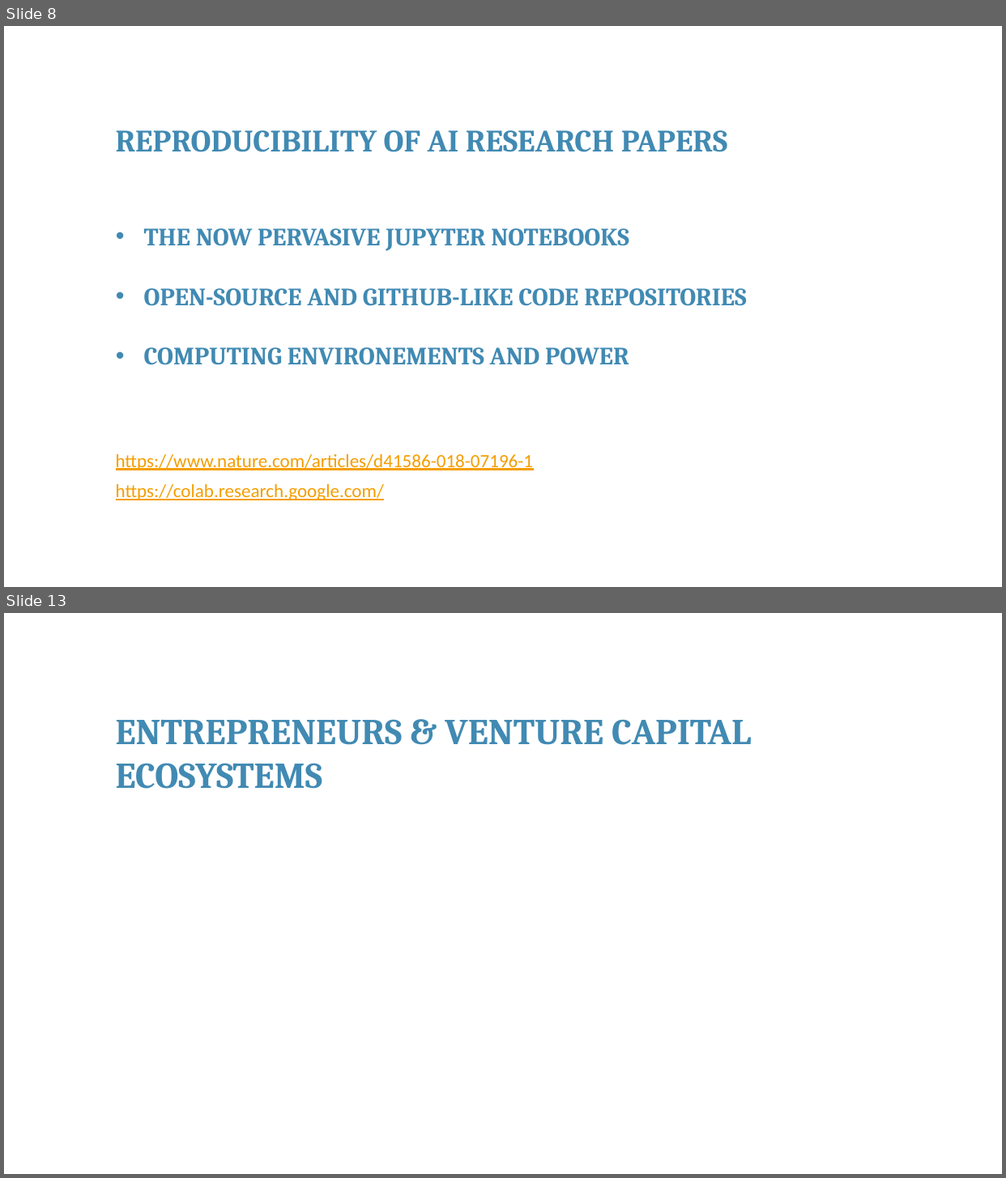
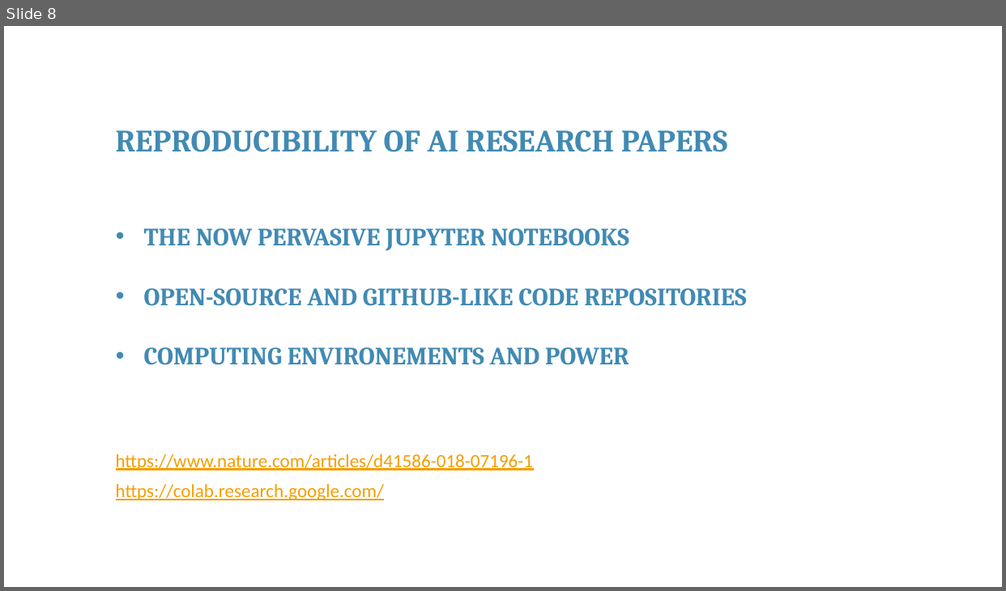
Before and after one commit to franckalbinet/itu-eaco-zanzibar-12-2018, a slide deck: presentations/session-9-open-issues-in-ai.pptx. Shown one above the other, each under a label of ours: slides 8 and 13 before the commit, slide 8 after it; the slides between them are not shown. The pictures are 1006x1178 and 1006x591 pixels, drawn with LibreOffice and Linux fonts; fonts in the diff are those of the drawing; background and template pictures are left out. Boxes give left, top, right and bottom in pixels: in the first picture for what was removed or moved away, otherwise in the second. Text is boxed around its words. In the diff, an @@ line names an element or a change of style, - is before the commit and + after.

```diff
--- a/presentations/session-9-open-issues-in-ai.pptx
+++ b/presentations/session-9-open-issues-in-ai.pptx
@@ slide 13 removed at box(4, 613, 1002, 1174), background #FFFFFF @@
@@ text removed at box(116, 719, 751, 789) @@
-ENTREPRENEURS & VENTURE CAPITAL ECOSYSTEMS
```
Also in this commit, not shown: 4 slides changed, 14 slides added, 5 other slides removed, 1 other file.
